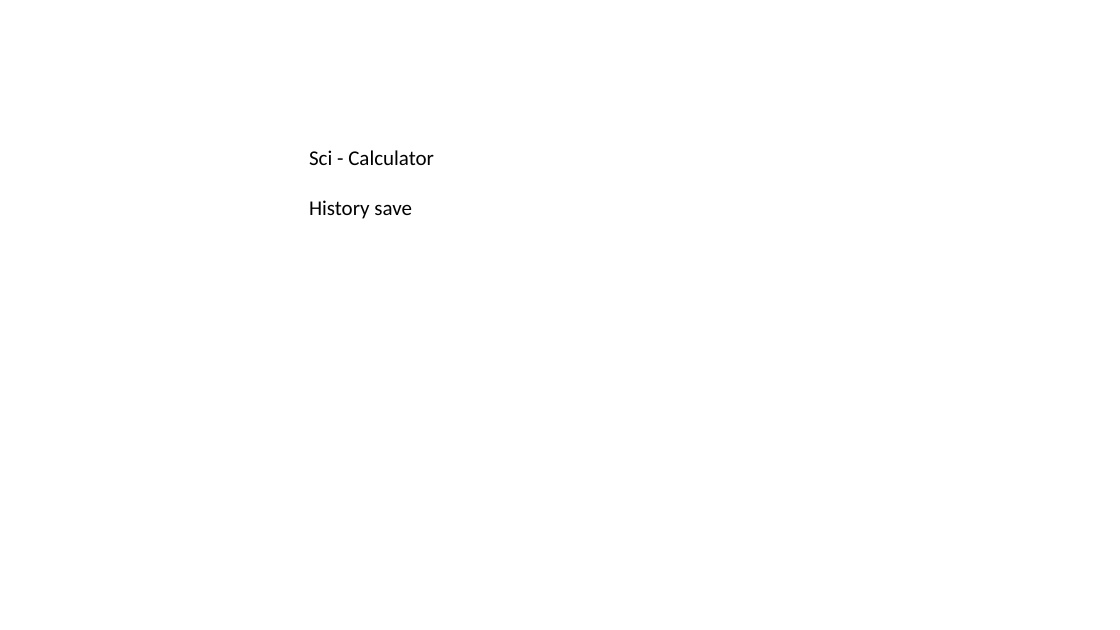
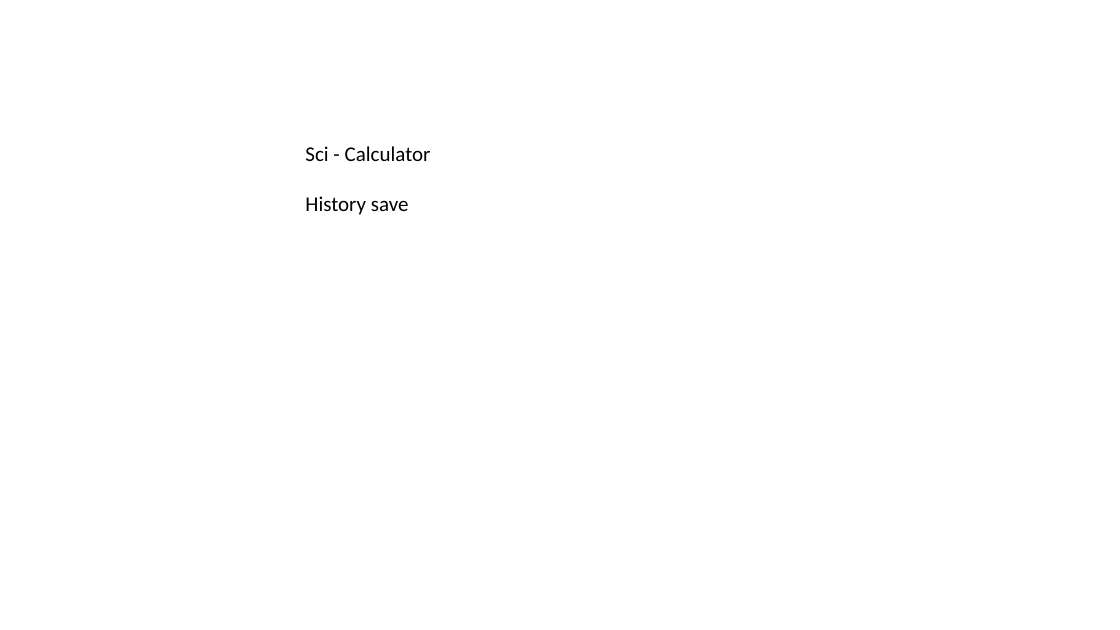
Before and after one commit to J-Subhradeep/Servlet-tut, a slide deck: slide 14 of Servlet.pptx. Drawn at 1120x630 pixels with LibreOffice and Linux fonts; fonts in the diff are those of the drawing. Boxes give left, top, right and bottom in pixels: in the first picture for what was removed or moved away, otherwise in the second. Text is boxed around its words. In the diff, an @@ line names an element or a change of style, - is before the commit and + after.

Commit message:
Refactor TodoApplication to Calculator application, updating servlets, JSP pages, and configuration files. Added MainServlet for expression evaluation and implemented session management with a logout feature.

```diff
--- a/Servlet.pptx
+++ b/Servlet.pptx
@@ text "Sci - Calculator" moved from (x1=309, y1=150, x2=434, y2=219) to (x1=305, y1=146, x2=431, y2=215) @@
```
Also in this commit, not shown: 10 other files.
